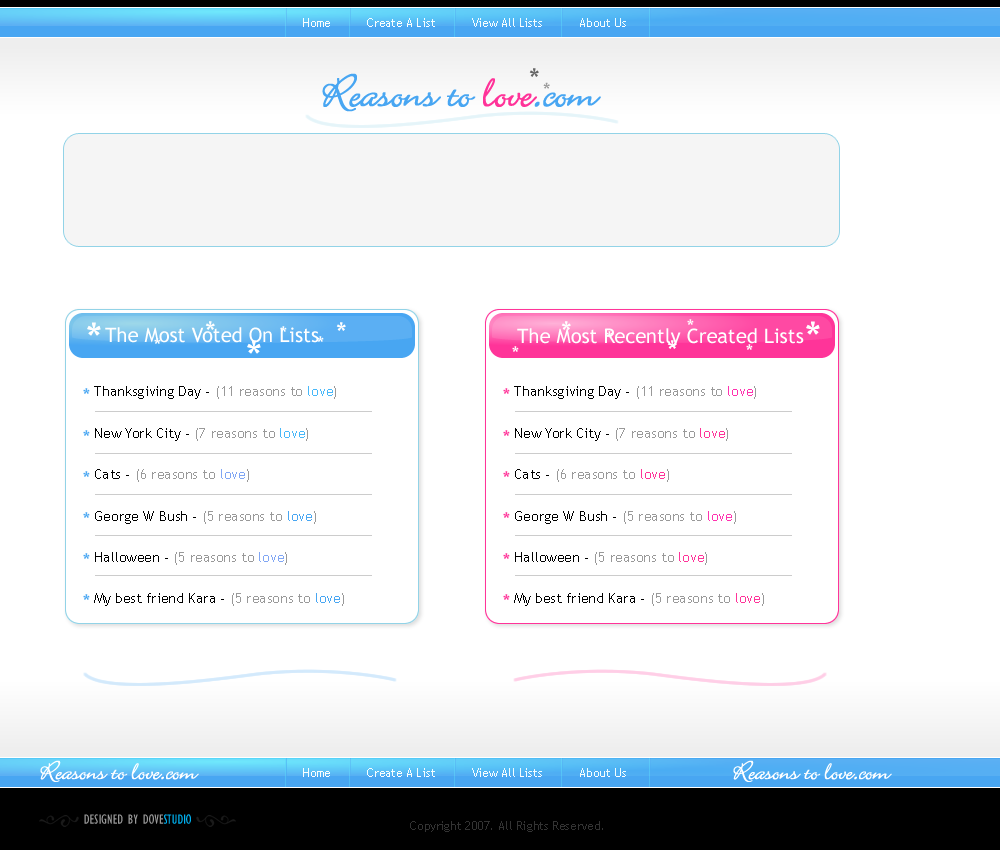
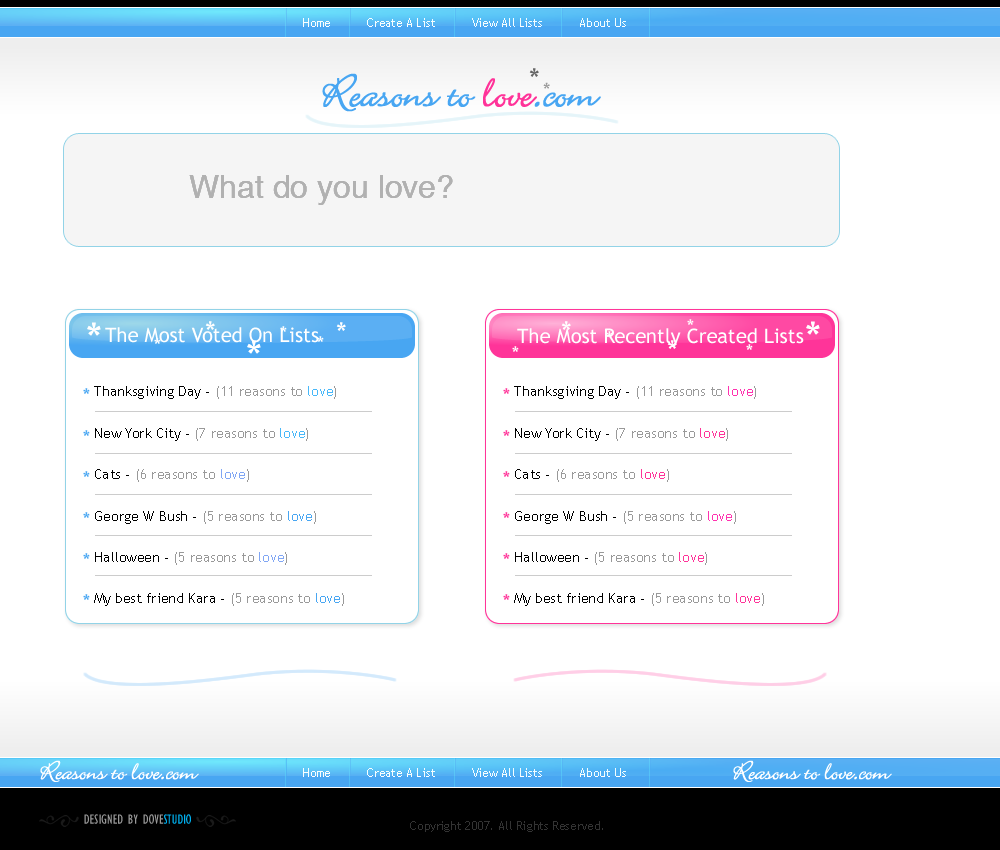
Two versions of the same layered image (1000 × 850). Layer-by-layer changes:
added layer "What do you love? copy 2" above "What do you love? copy" over [189, 175, 453, 205]
added layer "What do you love? copy" above "What do you love?" over [189, 175, 453, 205]
showed "What do you love?" (2nd of 2) over [189, 175, 453, 205]
